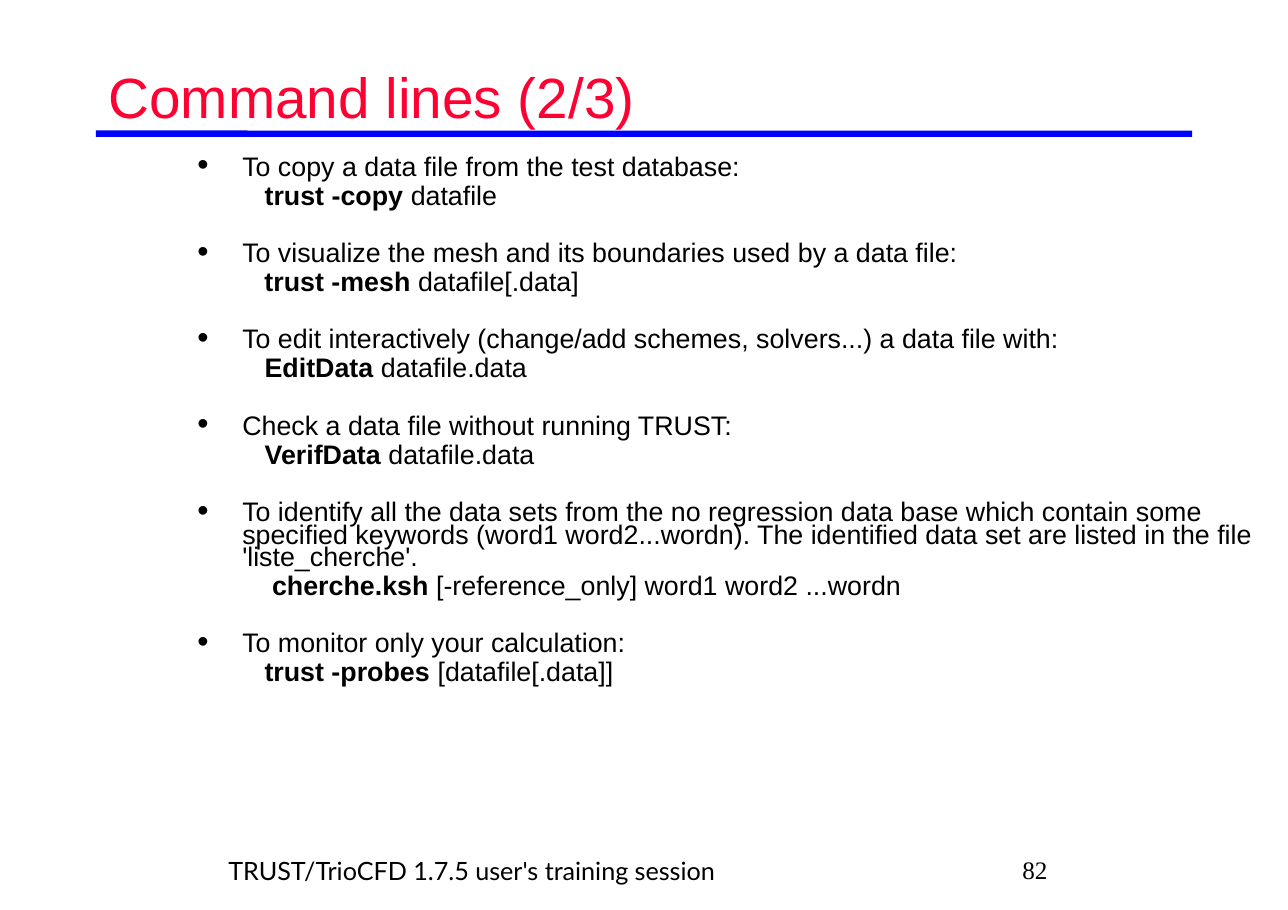
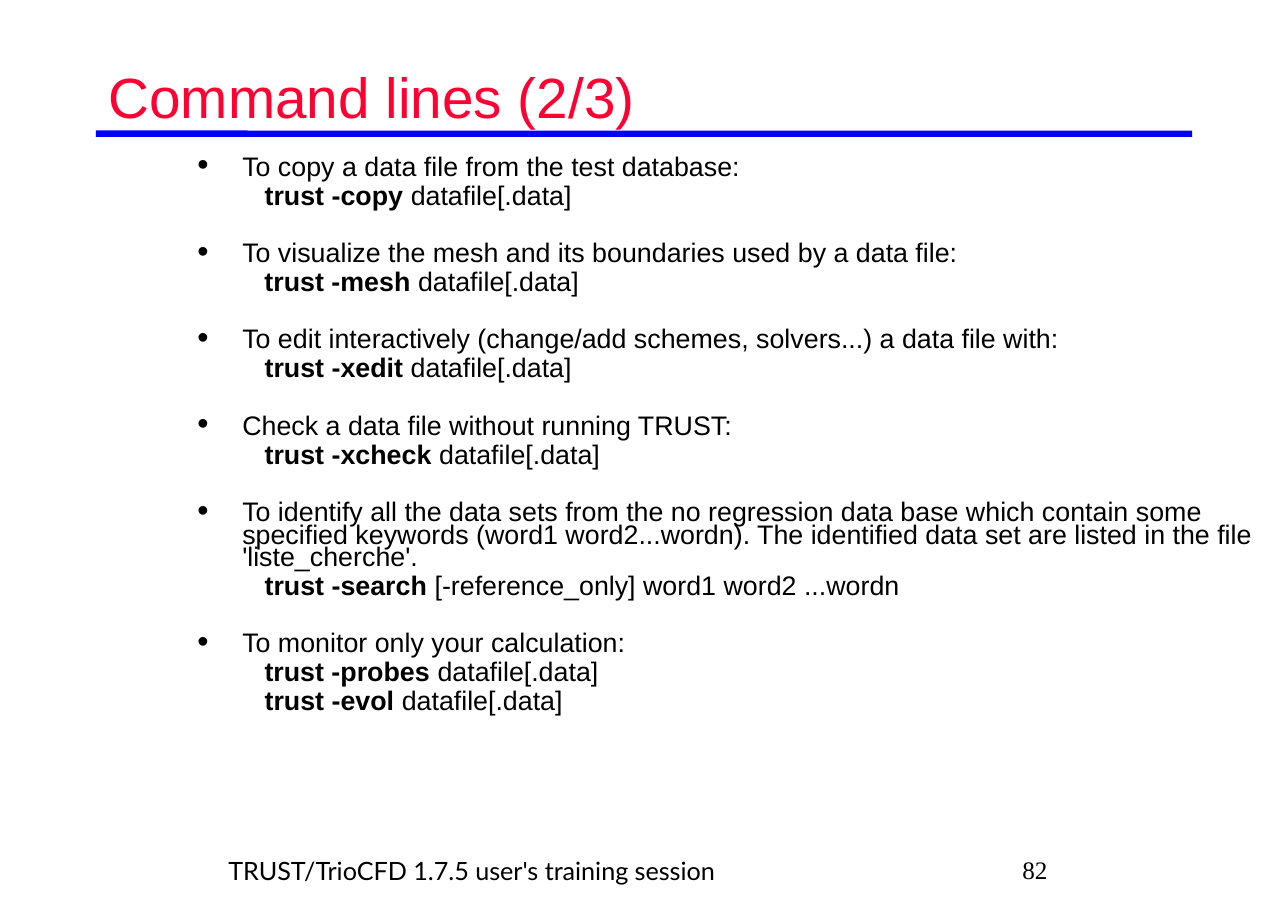
Before and after one commit to cea-trust-platform/trust-code, a slide deck: slide 82 of doc/TRUST/TRUST_and_TrioCFD_presentation.odp. Drawn at 1288x910 pixels with LibreOffice and Linux fonts; fonts in the diff are those of the drawing; background and template pictures are left out. Boxes give left, top, right and bottom in pixels: in the first picture for what was removed or moved away, otherwise in the second. Text is boxed around its words. In the diff, an @@ line names an element or a change of style, - is before the commit and + after.

```diff
--- a/doc/TRUST/TRUST_and_TrioCFD_presentation.odp
+++ b/doc/TRUST/TRUST_and_TrioCFD_presentation.odp
@@ text at (265,185,572,210): text changed; bold off @@
-trust -copy datafile
+trust -copy datafile[.data]
@@ text at (265,357,572,382): text changed @@
-EditData datafile.data
+trust -xedit datafile[.data]
@@ text at (265,444,600,469): text changed @@
-VerifData datafile.data
+trust -xcheck datafile[.data]
@@ text at (265,575,899,600): text changed @@
-cherche.ksh [-reference_only] word1 word2 ...wordn
+trust -search [-reference_only] word1 word2 ...wordn
@@ text at (265,661,599,715): text changed @@
-trust -probes [datafile[.data]]
+trust -probes datafile[.data]
+trust -evol datafile[.data]
```
Also in this commit, not shown: 63 other slides changed, 14 other files.
